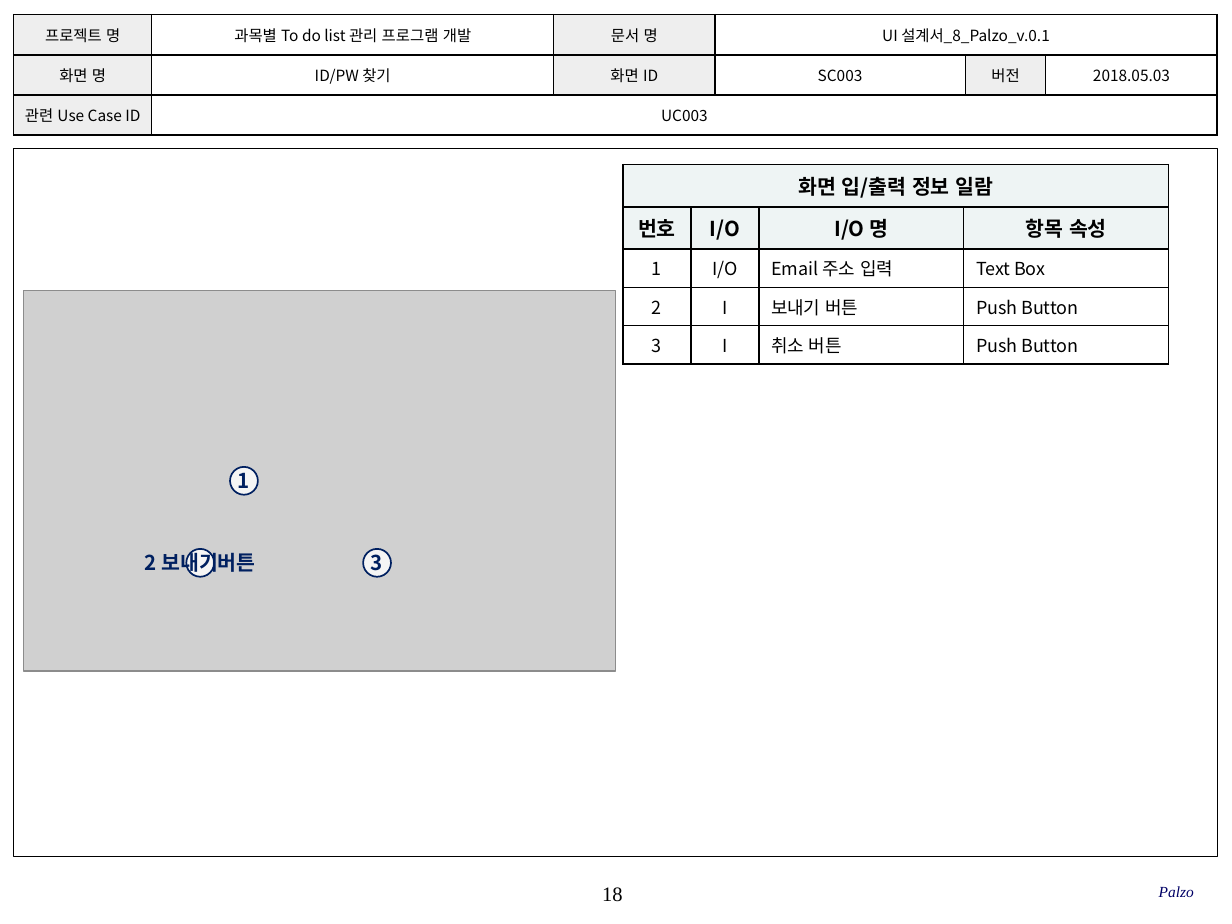
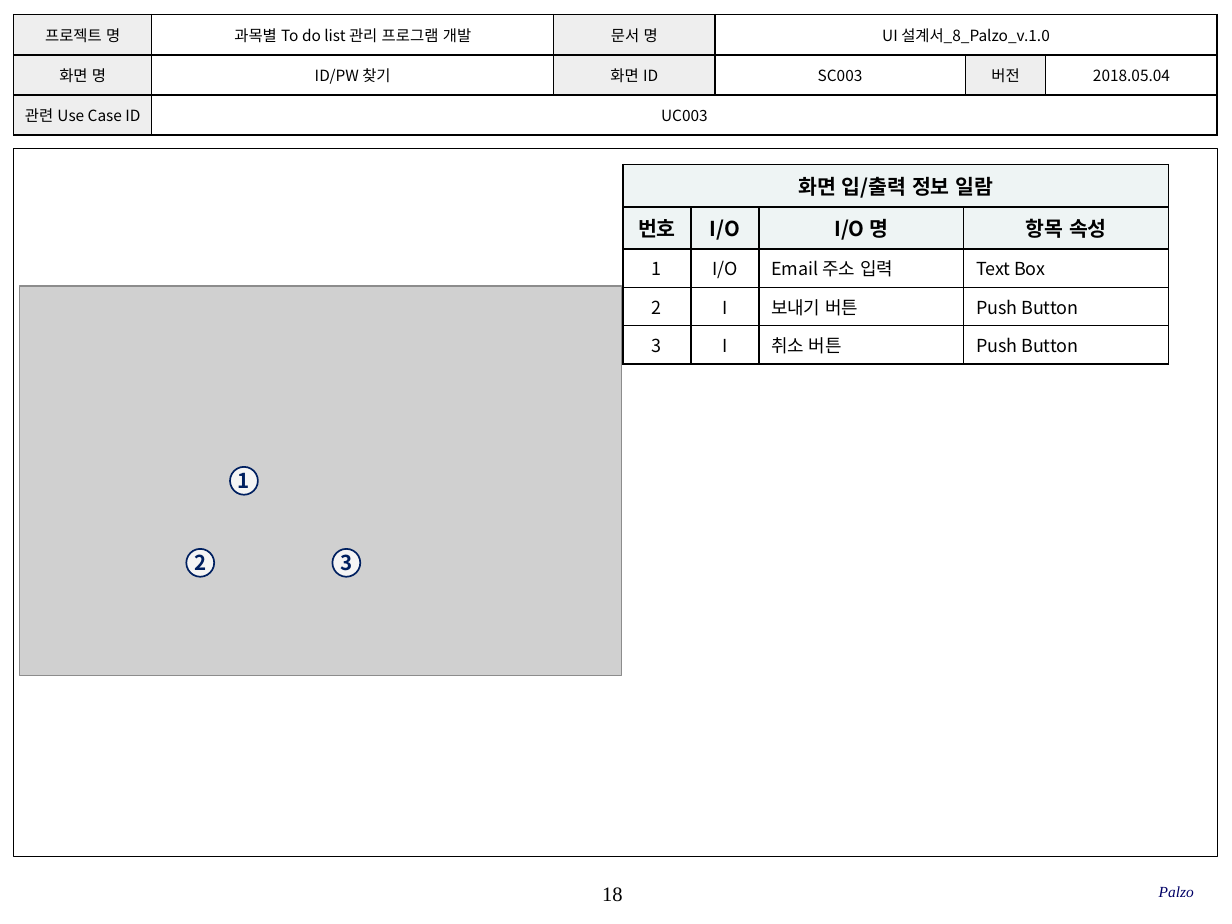
Before and after one commit to SMU-SE-Admin/18-1_8_PALZO_Doc, a slide deck: slide 18 of 03 설계/UI 설계서_8_Palzo.pptx. Drawn at 1232x924 pixels with LibreOffice and Linux fonts; fonts in the diff are those of the drawing; grey boxes stand for pictures; background and template pictures are left out. Boxes give left, top, right and bottom in pixels: in the first picture for what was removed or moved away, otherwise in the second. Text is boxed around its words. In the diff, an @@ line names an element or a change of style, - is before the commit and + after.

Commit message:
#1102 UI 설계서 작성
모든 항목 작성 완료

```diff
--- a/03 설계/UI 설계서_8_Palzo.pptx
+++ b/03 설계/UI 설계서_8_Palzo.pptx
@@ table at bbox=[14, 15, 1216, 136] @@
-row 1, column 4: UI 설계서_8_Palzo_v.0.1
+row 1, column 4: UI 설계서_8_Palzo_v.1.0
-row 2, column 6: 2018.05.03
+row 2, column 6: 2018.05.04
@@ picture: place and size @@
-picture at bbox=[23, 291, 616, 671]
+picture at bbox=[20, 286, 621, 675]
@@ text in ellipse at bbox=[194, 550, 206, 576]: text changed @@
-2 보내기버튼
+2
@@ ellipse "3": place and size @@
-ellipse "3" at bbox=[363, 548, 392, 577]
+ellipse "3" at bbox=[333, 548, 361, 577]
```
Also in this commit, not shown: 36 other slides changed, 2 slides added.
